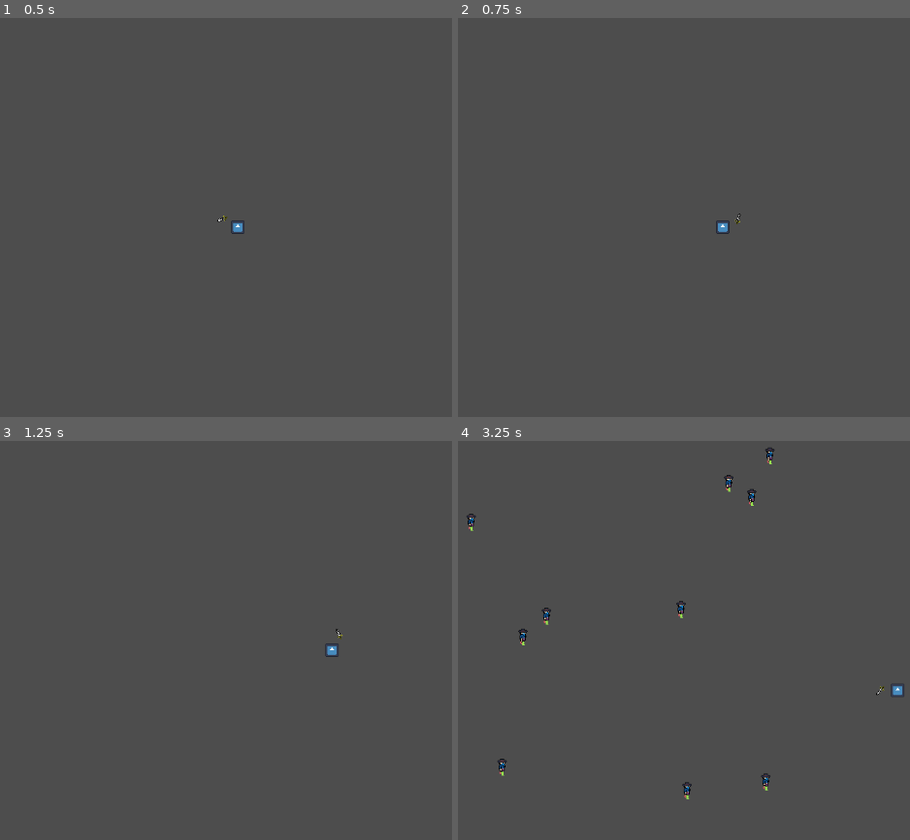
Above: before the commit, frames 1-4 (two rows, left to right).
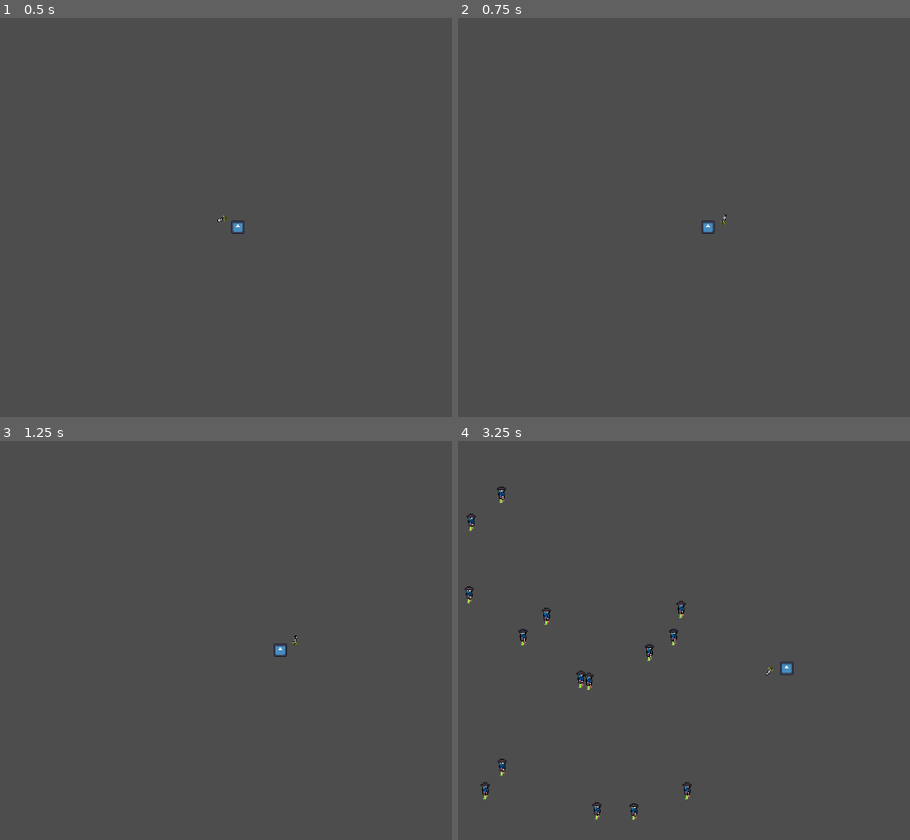
Above: after the commit, the same moments.

Repository: Mastersujo/RougeLIke
Game: Godot game, scene res://Scenes/level1/Level_A.tscn
Two runs of this game, one before a commit and one after it. Both use one fixed random seed, a clock stepped at 60 frames per second and the inputs below. The engine's default icon, where the game draws it, is replaced by a stand-in: a white triangle on a blue panel in a dark square.
Inputs (mouse positions are in pixels of both pictures, inside the frame that each line leads up to):
- Up to frame 1 (0.5 s): no input
- Up to frame 2 (0.75 s): tap Enter at 0.5 s; move the mouse to (806, 177) at 0.52 s; hold D (right) from 0.53 s (still down)
- Up to frame 3 (1.25 s): keep holding D (right)
- Up to frame 4 (3.25 s): move the mouse to (480, 644) at 1.27 s; release D (right) at 1.28 s; hold S (down) 1.28-2.03 s; move the mouse to (715, 528) at 2.02 s; hold D (right) 2.03-2.78 s; move the mouse to (598, 708) at 2.77 s; hold W (up) from 2.78 s (still down)

Frame 1 is identical in both runs. In frame 2, 0.2% of the frame differs, in the area x 53-63%, y 49-55%; in frame 3, 0.2%; in frame 4, 1.1%, in the area x 1-99%, y 1-95%.

Commit message:
basic entity pool
added an entity pool to pull from to keep from reloading new enemies

Diff:
--- a/Scenes/enemies/level 1/Blue_Enemy.tscn
+++ b/Scenes/enemies/level 1/Blue_Enemy.tscn
@@ -76,10 +76,12 @@
 [sub_resource type="RectangleShape2D" id="RectangleShape2D_tgl8x"]
 size = Vector2(6, 12)
 
-[node name="BlueEnemy" type="CharacterBody2D" groups=["Enemy"]]
+[node name="StaticBody2D" type="StaticBody2D"]
+script = ExtResource("1_crm1t")
+
+[node name="BlueEnemy" type="CharacterBody2D" parent="." groups=["Enemy"]]
 platform_on_leave = 1
 platform_floor_layers = 0
-script = ExtResource("1_crm1t")
 
 [node name="CollisionShape2D" type="CollisionShape2D" parent="."]
 position = Vector2(0, 1)
@@ -112,6 +114,7 @@
 [node name="AttackBox" type="Node2D" parent="."]
 
 [node name="PlayerHurt" type="Area2D" parent="AttackBox"]
+position = Vector2(10, 0)
 collision_layer = 0
 collision_mask = 2
 
--- a/Scenes/level1/Level_A.tscn
+++ b/Scenes/level1/Level_A.tscn
@@ -10,6 +10,8 @@
 
 [node name="EnemyList" type="Node2D" parent="."]
 
+[node name="IdleEnemies" type="Node2D" parent="."]
+
 [node name="Timers" type="Node2D" parent="."]
 
 [node name="EnemySpawner" type="Timer" parent="Timers"]
--- a/Scenes/player.tscn
+++ b/Scenes/player.tscn
@@ -65,4 +65,9 @@
 wait_time = 0.75
 autostart = true
 
+[node name="HurtTimer" type="Timer" parent="Timers"]
+wait_time = 0.25
+one_shot = true
+
 [connection signal="timeout" from="Timers/AttackTimer" to="." method="_on_attack_timer_timeout"]
+[connection signal="timeout" from="Timers/HurtTimer" to="." method="_on_hurt_timer_timeout"]
--- a/Scripts/game_manager.gd
+++ b/Scripts/game_manager.gd
@@ -3,6 +3,8 @@
 const CAMERA = preload("uid://ck0u4xiq2mfum")
 var player:Node
 var camera:Node
+
+var enemy_spawn_pool:Array
 
 func _ready() -> void:
 	player = PLAYER.instantiate()
--- a/Scripts/level_a.gd
+++ b/Scripts/level_a.gd
@@ -3,10 +3,11 @@
 
 @onready var node_containing_enemies: Node2D = $EnemyList##put enemies here to count them
 @onready var enemy_spawner: Timer = $Timers/EnemySpawner##spawn enemies on timeout
+@onready var idle_enemies: Node2D = $IdleEnemies##where we place entites that have been killed and added to the spawn pool
 var rng:RandomNumberGenerator = RandomNumberGenerator.new()
 var enemy_directory_level1:String = "res://Scenes/enemies/level 1/"##level 2 would have harder sets. can pull from both or 1
 var enemy_list:Array = [] ##list of enemy scenes to shuffle
-var enemies_in_scene:int = 10##number of enemies on screen, increase this and enemy total for more madness
+var enemies_in_scene:int = 15##number of enemies on screen, increase this and enemy total for more madness
 var enemys_per_level:int = 100##total number of enemies in level, can just decrease this each time an enemy is spawned
 
 func _ready() -> void:
@@ -19,6 +20,7 @@
 	remove_child(GM.camera)
 
 func spawn_enemy():##checks if can spawn, then shuffles spawn list and spawns till it hits the cap
+	print(node_containing_enemies.get_child_count(), "<", enemies_in_scene)
 	if node_containing_enemies.get_child_count() < enemies_in_scene and enemies_in_scene < enemys_per_level:
 		var spawn_number = enemies_in_scene - node_containing_enemies.get_child_count()
 		for e in spawn_number:
@@ -27,11 +29,30 @@
 			enemy_list.shuffle()
 			var spawn_location = get_spawn_position()
 			if spawn_location != null:
-				var spawned_enemy = load("res://Scenes/enemies/level 1/" + enemy_list[0])
-				var enemy  = spawned_enemy.instantiate()
-				enemy.position = spawn_location
-				node_containing_enemies.add_child(enemy)
-				enemys_per_level -= 1
+				print(enemy_list[0], "  enemy name")
+				print(GM.enemy_spawn_pool)
+				if GM.enemy_spawn_pool.is_empty():
+					print("new")
+					var spawned_enemy = load("res://Scenes/enemies/level 1/" + enemy_list[0])
+					var enemy  = spawned_enemy.instantiate()
+					enemy.self_name = enemy_list[0]
+
+					enemy.position = spawn_location
+					node_containing_enemies.add_child(enemy)
+					enemys_per_level -= 1
+
+				else:
+					print("else")
+
+					var enemy_pull = GM.enemy_spawn_pool[0]
+					enemy_pull.reparent(get_tree().current_scene.node_containing_enemies)
+					enemy_pull.position = spawn_location
+					enemy_pull.health = enemy_pull.max_health
+					GM.enemy_spawn_pool.erase(enemy_pull)
+					enemy_pull.process_mode = Node.PROCESS_MODE_INHERIT
+					enemy_pull.visible = true
+					enemys_per_level -= 1
+
 		if node_containing_enemies.get_child_count() < enemies_in_scene and enemies_in_scene < enemys_per_level:
 			spawn_enemy()
 
@@ -54,4 +75,5 @@
 	dir.list_dir_end()
 
 func _on_enemy_spawner_timeout() -> void:##spawns enemies to enemies_in_scene
+	print("spawn timeout")
 	spawn_enemy()
--- a/Scripts/player.gd
+++ b/Scripts/player.gd
@@ -1,9 +1,11 @@
 extends CharacterBody2D
 var health:int = 10
-@export var PlayerSpeed:float = 200.0
+@export var PlayerSpeed:float = 90.0
 @onready var weapon: Node2D = $Weapon
 var weapon_damage = 50
 @onready var attack_timer: Timer = $Timers/AttackTimer
+@onready var hurt_timer: Timer = $Timers/HurtTimer
+@onready var sprite: Sprite2D = $Sprite2D
 
 func _ready() -> void:
 	add_to_group("Player")
@@ -22,10 +24,13 @@
 	weapon.look_at((get_global_mouse_position()))
 
 func damaged(damage):
-	health -= damage
-	if health <= 0:
-		print("dead")
-		queue_free()
+	if hurt_timer.is_stopped():
+		sprite.self_modulate = Color.RED
+		hurt_timer.start()
+		health -= damage
+		if health <= 0:
+			print("dead")
+			queue_free()
 
 func _on_attack_timer_timeout() -> void:
 	var targets = weapon.get_child(0).get_overlapping_areas()
@@ -33,3 +38,6 @@
 		for target in targets:
 			if target.get_parent().is_in_group("Enemy"):
 				target.get_parent().damaged(weapon_damage)
+
+func _on_hurt_timer_timeout() -> void:
+	sprite.self_modulate = Color.WHITE
--- a/animated_sprite_2d.gd
+++ b/animated_sprite_2d.gd
@@ -1,4 +1,4 @@
-extends CharacterBody2D
+extends StaticBody2D
 @onready var sprite: AnimatedSprite2D = $AnimatedSprite2D
 
 @onready var attack_box: Node2D = $AttackBox
@@ -6,20 +6,22 @@
 var attack_damage:int = 1
 @onready var attack_cd: Timer = $Timers/AttackCD
 
-var health = 100
+var self_name:String
+var health = 0
+var max_health:int = 100
 var speed:float = 35.0
 
 @onready var hurt_flasher: Timer = $Timers/HurtFlasher
 
 # Called when the node enters the scene tree for the first time.
 func _ready() -> void:
+	health = max_health
 	add_to_group("Enemy")
 
 func _physics_process(delta: float) -> void:
 	attacking()
 	facing_dir()
 	mover(delta)
-	move_and_slide()  # Move character with collision detection
 
 
 func mover(delta):
@@ -27,21 +29,11 @@
 	global_position.y = move_toward(global_position.y, GM.player.global_position.y, speed * delta)
 
 func facing_dir():##controls attack box facing and sprite facing
-	if global_position.y + 16 < GM.player.global_position.y:
-		attack_box.position.x = 0
-		attack_box.position.y = 12
-	elif global_position.y - 16 > GM.player.global_position.y:
-		attack_box.position.x = 0
-		attack_box.position.y = -12
-	elif global_position.x < GM.player.global_position.x:
+	attack_box.look_at(GM.player.global_position)
+	if global_position.x < GM.player.global_position.x:
 		sprite.flip_h = true
-		attack_box.position.x = 10
-		attack_box.position.y = 0
 	elif global_position.x > GM.player.global_position.x:
 		sprite.flip_h = false
-		attack_box.position.x = -10
-		attack_box.position.y = 0
-
 
 func attacking():
 	if attack_cd.is_stopped():
@@ -56,7 +48,11 @@
 	hurt_flasher.start()
 	health -= damage
 	if health <= 0:
-		queue_free()
+		visible = false
+		sprite.self_modulate = Color.WHITE
+		GM.enemy_spawn_pool.append(self)
+		self.reparent(get_tree().current_scene.idle_enemies)
+		process_mode = Node.PROCESS_MODE_DISABLED
 
 func _on_hurt_flasher_timeout() -> void:
 	sprite.self_modulate = Color.WHITE
